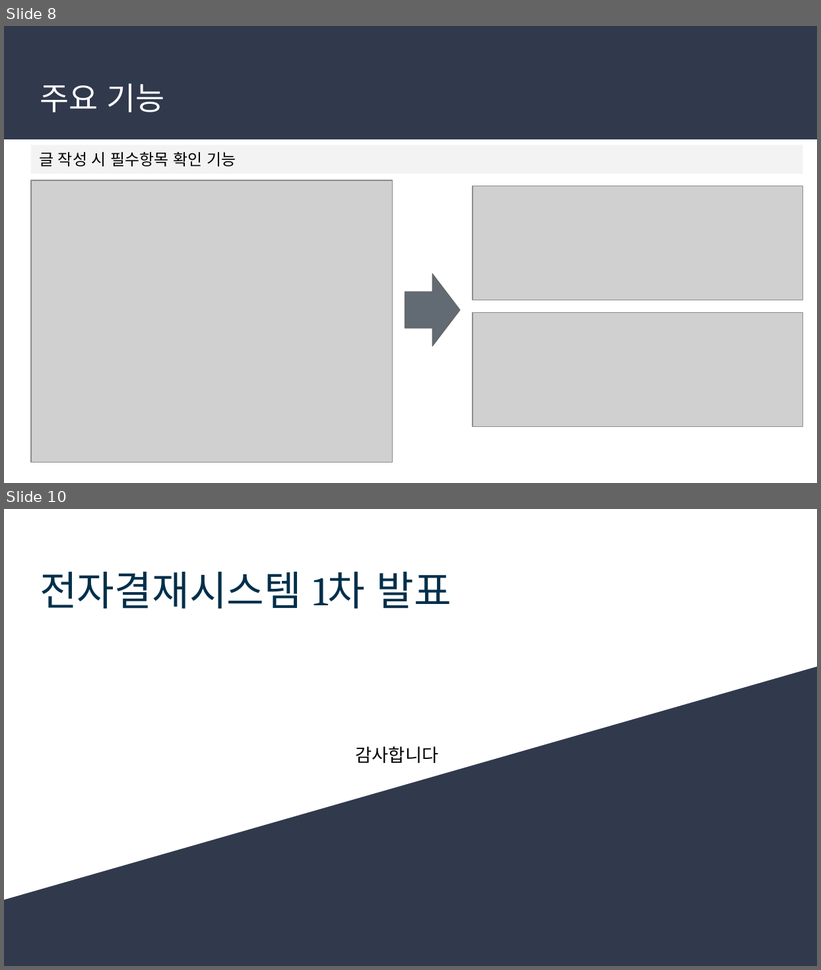
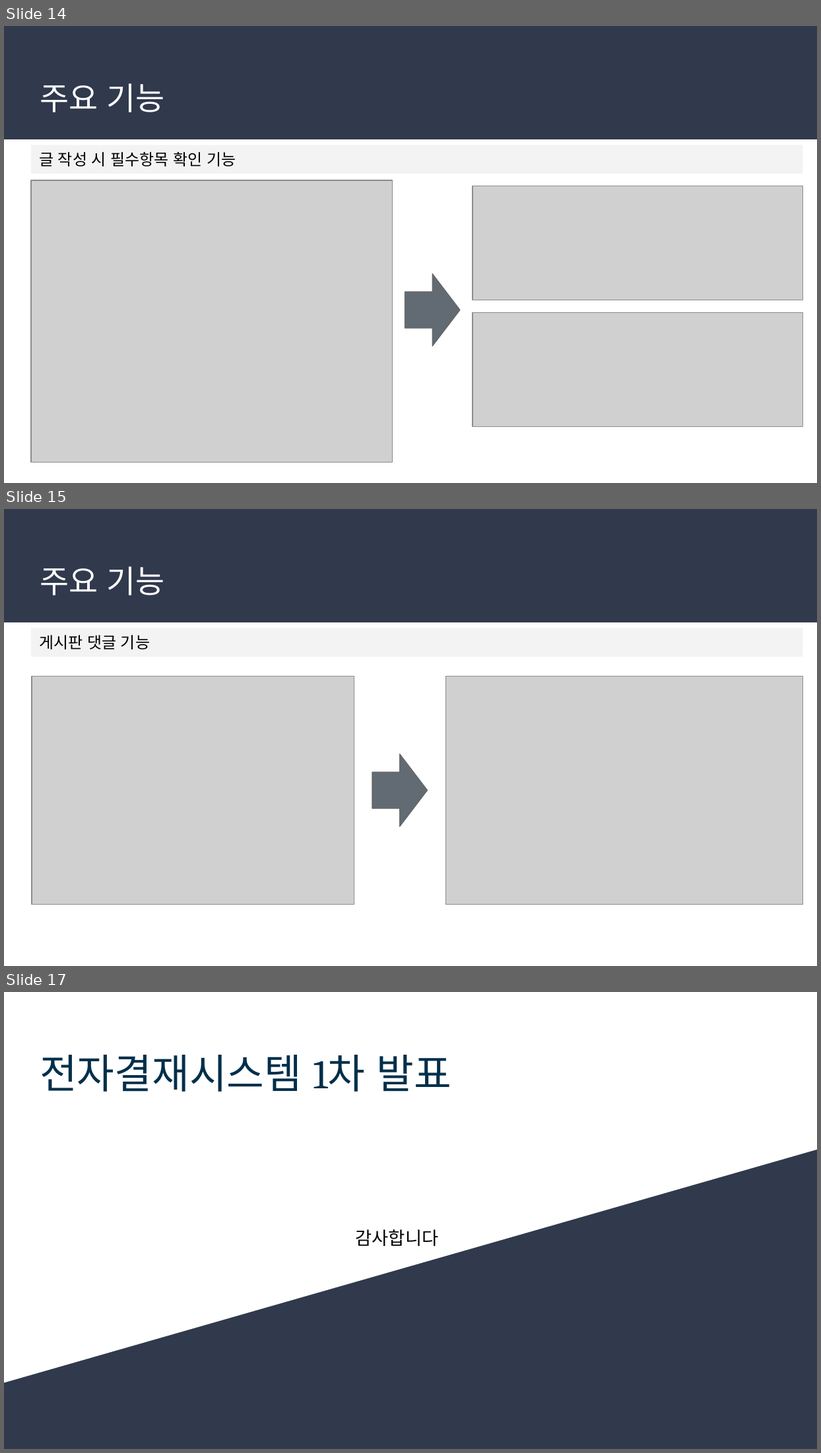
Before and after one commit to soulluna/-6th-_cosmo_1th_group, a slide deck: 작업완료포트폴리오/6. 1차 발표문서/전자결재시스템 1차 발표.pptx. Shown one above the other, each under a label of ours: slides 8 and 10 before the commit, slides 14, 15 and 17 after it; the slides between them are not shown. The pictures are 821x970 and 821x1453 pixels, drawn with LibreOffice and Linux fonts; fonts in the diff are those of the drawing; grey boxes stand for pictures. Boxes give left, top, right and bottom in pixels: in the first picture for what was removed or moved away, otherwise in the second. Text is boxed around its words. In the diff, an @@ line names an element or a change of style, - is before the commit and + after.

```diff
--- a/작업완료포트폴리오/6. 1차 발표문서/전자결재시스템 1차 발표.pptx
+++ b/작업완료포트폴리오/6. 1차 발표문서/전자결재시스템 1차 발표.pptx
@@ slide 15 added at (x1=4, y1=509, x2=817, y2=966), background #FFFFFF; not listed: 1 template element that a slide beside it also shows @@
@@ title added at (x1=40, y1=566, x2=165, y2=595), 28 pt, text #FFFFFF @@
+주요 기능
@@ rectangle added at (x1=31, y1=628, x2=803, y2=657), fill #F3F3F3, 14 pt, text #000000 @@
+게시판 댓글 기능
@@ picture added at (x1=32, y1=677, x2=354, y2=905) @@
@@ picture added at (x1=446, y1=677, x2=803, y2=905) @@
@@ right arrow added at (x1=372, y1=755, x2=428, y2=827), fill #626B73, outline #666666 0.75 pt @@
@@ what was slide 8 is now slide 14 @@
@@ what was slide 10 is now slide 17 @@
```
Also in this commit, not shown: 1 slide changed, 6 other slides added, 2 other files.
